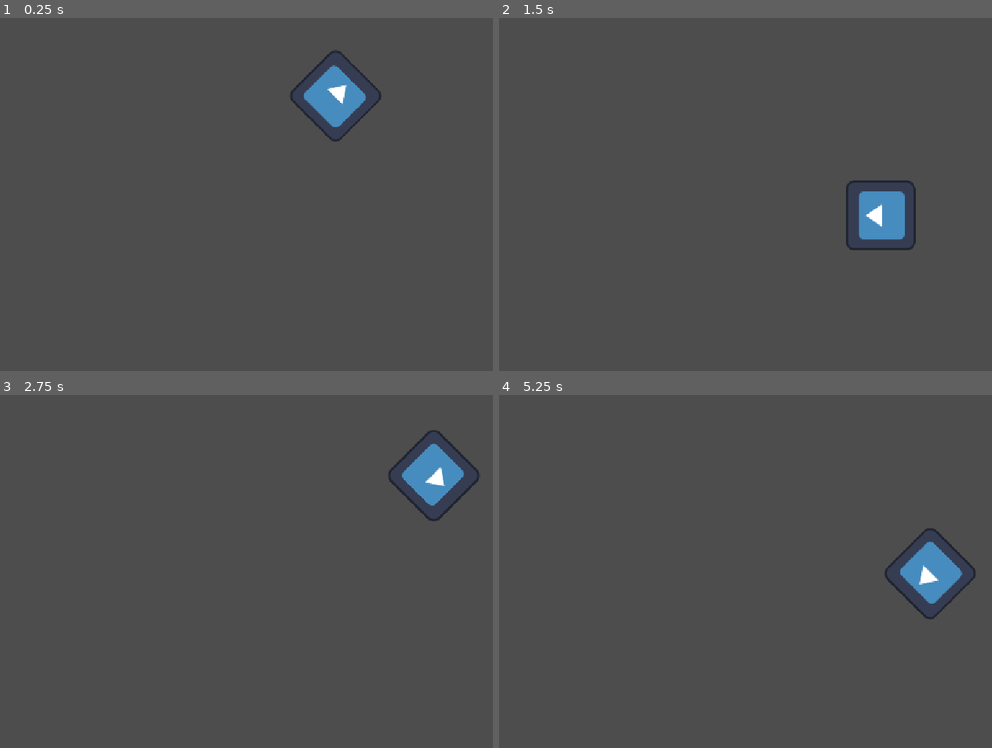
Above: before the commit, frames 1-4 (two rows, left to right).
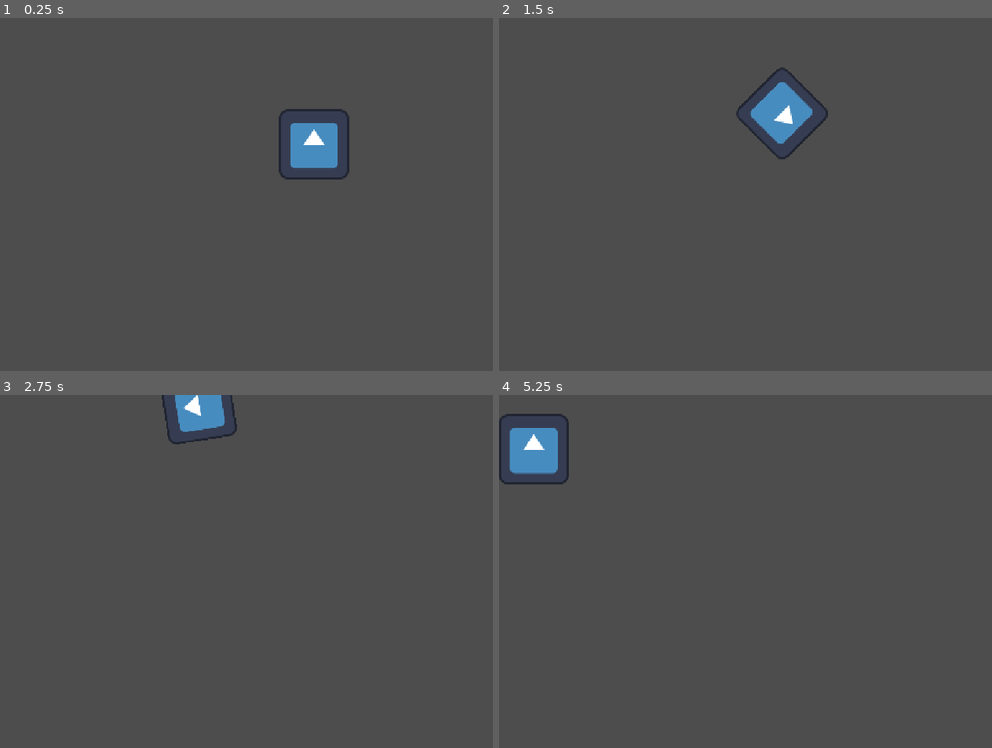
Above: after the commit, the same moments.

Repository: GreedyWhale/oh-my-godot
Game: Godot game, scene res://main.tscn
The game is run twice, just before and just after one commit, with the same random seed, the same clock (stepped at 60 frames per second) and the same inputs. The engine's default icon, where the game draws it, is replaced by a stand-in: a white triangle on a blue panel in a dark square.
Inputs:
- Up to frame 1 (0.25 s): no input
- Up to frame 2 (1.5 s): hold Right (ui_right) 0.53-1.28 s; hold Down (ui_down) from 1.28 s (still down)
- Up to frame 3 (2.75 s): release Down (ui_down) at 2.03 s; hold Right (ui_right) from 2.03 s (still down)
- Up to frame 4 (5.25 s): release Right (ui_right) at 2.78 s; hold Up (ui_up) 2.78-3.53 s; hold Left (ui_left) 3.53-5.03 s; hold Down (ui_down) from 5.03 s (still down)

The runs differ from the first frame. In frame 1, 3.0% of the frame differs, in the area x 56-78%, y 9-46%; in frame 2, 3.3%; in frame 3, 2.7%; in frame 4, 3.3%, in the area x 0-97%, y 5-64%.

Commit message:
feat(sprite_2d): 添加玩家输入控制精灵旋转和移动
调整精灵控制逻辑，将自动运动改为玩家按键控制，重构变量并移除调试打印代码。

Diff:
--- a/sprite_2d.gd
+++ b/sprite_2d.gd
@@ -1,16 +1,18 @@
 extends Sprite2D
 
-# 每秒旋转的角度
+var speed = 400.0
 var angular_speed = PI
-# 每秒移动的距离
-var speed = 400
 
 func _process(delta: float) -> void:
-	rotation += angular_speed * delta
+	var turn_input = Input.get_axis("ui_left", "ui_right")
+	var move_input = Input.get_axis("ui_down", "ui_up")
 
-	# Vector2.UP.rotated(rotation) 找到和节点相同方向的向上的向量
-	# 将速率转换成速度，速度指的是既有方向也有大小
-	var velocity = Vector2.UP.rotated(rotation) * speed
+	# 旋转
+	rotation += angular_speed * turn_input * delta
+
+	# 计算移动速度
+	var move_direction = Vector2.UP.rotated(rotation)
+	var velocity = move_direction * speed * move_input
+
+	# 更新位置
 	position += velocity * delta
-
-	print(position)
